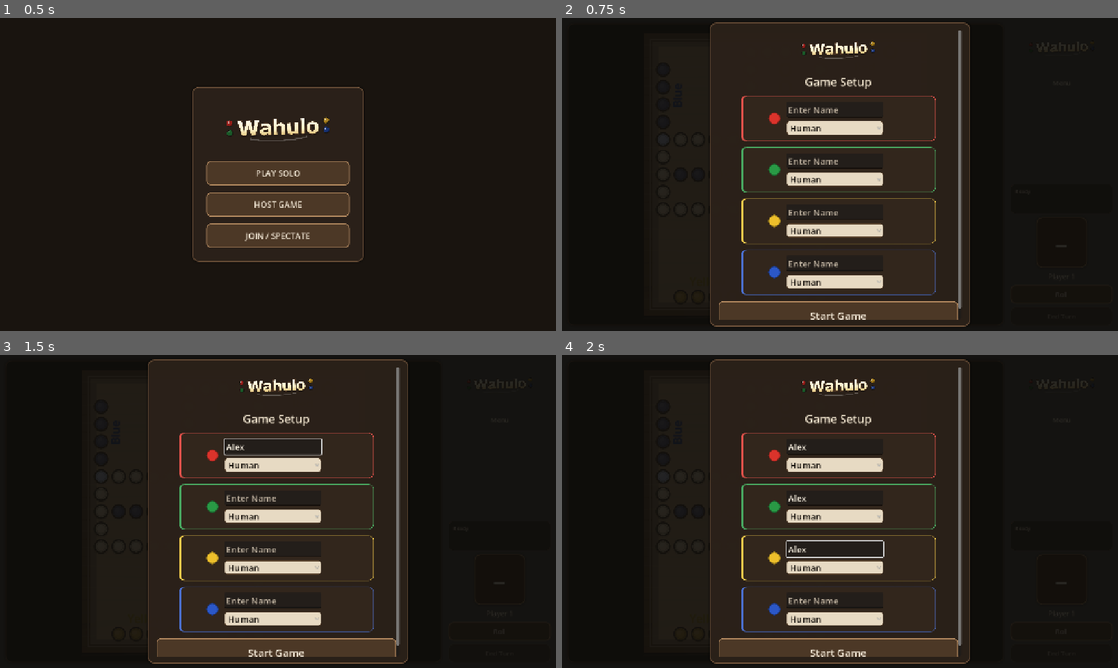
Above: before the commit, frames 1-4 (two rows, left to right).
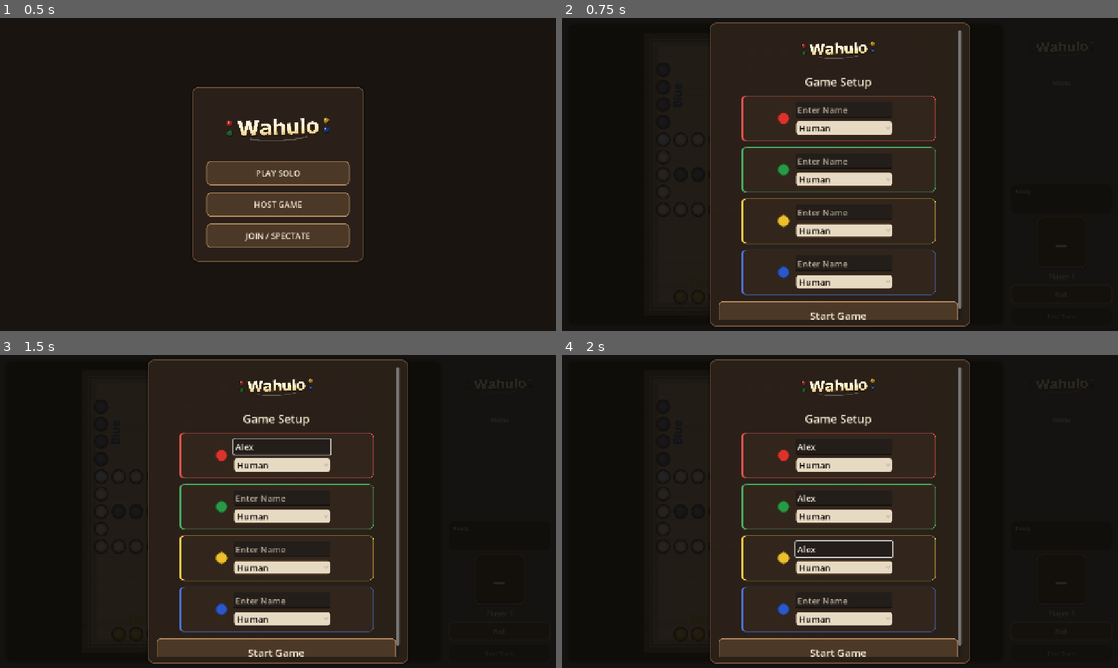
Above: after the commit, the same moments.

Repository: ItsTheMcCoy/wahoo-app
Game: Godot game, scene res://scenes/HomeScreen.tscn
Same seed, same stepped clock (60 frames per second), same inputs: the game is played once before the commit and once after it.
Inputs (mouse positions are in pixels of both pictures, inside the frame that each line leads up to):
- Up to frame 1 (0.5 s): no input
- Up to frame 2 (0.75 s): click "PLAY SOLO" at 0.5 s
- Up to frame 3 (1.5 s): click (272, 445) at 1.27 s; type "Alex" at 1.35 s
- Up to frame 4 (2 s): click (834, 498) at 1.5 s; type "Alex" at 1.58 s; click (834, 549) at 1.73 s; type "Alex" at 1.82 s

Frame 1 is identical in both runs. In frame 2, 1.9% of the frame differs, in the area x 37-60%, y 28-87%; in frame 3, 1.9%; in frame 4, 1.8%.

Commit message:
Center dot+name/picker group in each player card
Remove the counterbalance spacer so CENTER alignment treats the
colored dot and name/picker column as one unit, centering the
whole group in the card rather than just the picker column.

Co-Authored-By: Claude Sonnet 4.6 <noreply@anthropic.com>

Diff:
--- a/godot/scripts/main.gd
+++ b/godot/scripts/main.gd
@@ -778,9 +778,7 @@
 			cs.content_margin_right  = card_pad
 			cs.content_margin_top    = card_pad
 			cs.content_margin_bottom = card_pad
-		# Mirror the dot+gap weight on the right so ALIGNMENT_CENTER places the
-		# name/picker column — not the dot+column group — at the card's center.
-		right_spacers[i].custom_minimum_size = Vector2(dot_size + header_sep, 0)
+		right_spacers[i].custom_minimum_size = Vector2.ZERO
 
 	for opt in _seat_options():
 		opt.custom_minimum_size = Vector2(name_w, option_height)
Not shown, changed: godot/build/web/index.html
Not shown, changed: godot/build/web/index.pck
